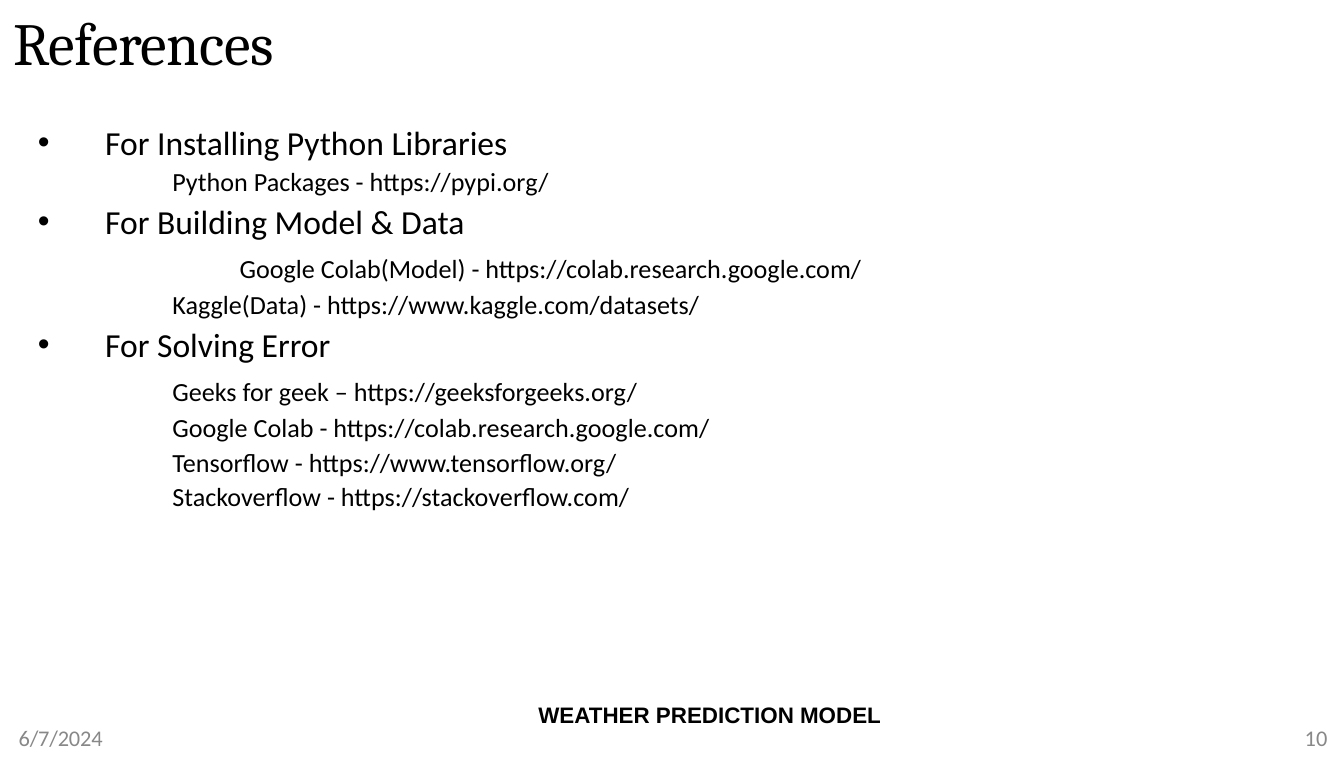
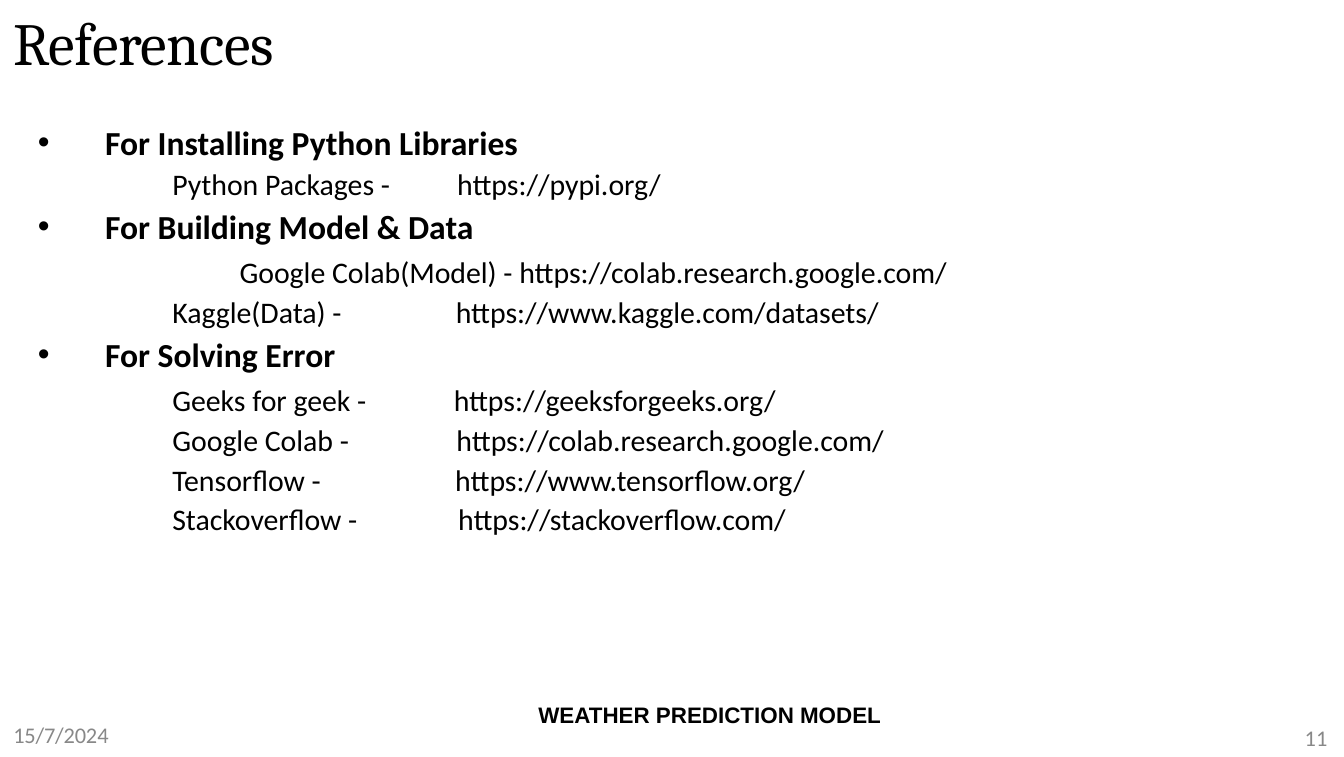
Before and after one commit to Anish202020/6th-Semester, a slide deck: slide 11 of Report and PPT/Internship/Ppt/Anish Kumar 1AY21CS028 Internship 6thsem-21scheme.pptx (slide 10 before the commit). Drawn at 1344x757 pixels with LibreOffice and Linux fonts; fonts in the diff are those of the drawing; background and template pictures are left out. Boxes give left, top, right and bottom in pixels: in the first picture for what was removed or moved away, otherwise in the second. Text is boxed around its words. In the diff, an @@ line names an element or a change of style, - is before the commit and + after.

```diff
--- a/Report and PPT/Internship/Ppt/Anish Kumar 1AY21CS028 Internship 6thsem-21scheme.pptx
+++ b/Report and PPT/Internship/Ppt/Anish Kumar 1AY21CS028 Internship 6thsem-21scheme.pptx
@@ text at bbox=[105, 131, 946, 535]: bold on in "For Installing Python Libraries", "For Building Model & Data", "For Solving Error"; size 14 to 16 pt in "Python Packages - https://pypi.org/", "Google Colab(Model) - https://colab.research.google.com/", "Kaggle(Data) - https://www.kaggle.com/datasets/", "Google Colab - https://colab.research.google.com/" and 2 more places @@
@@ text at bbox=[172, 390, 776, 416]: text changed; size 14 to 16 pt @@
-Geeks for geek – https://geeksforgeeks.org/
+Geeks for geek - https://geeksforgeeks.org/
@@ text at bbox=[13, 727, 108, 744]: text changed @@
-6/7/2024
+15/7/2024
@@ page number at bbox=[1305, 731, 1328, 746]: text changed @@
-10
+11
```
Also in this commit, not shown: 8 other slides changed, 2 slides added, 1 slide removed, 15 other files.
